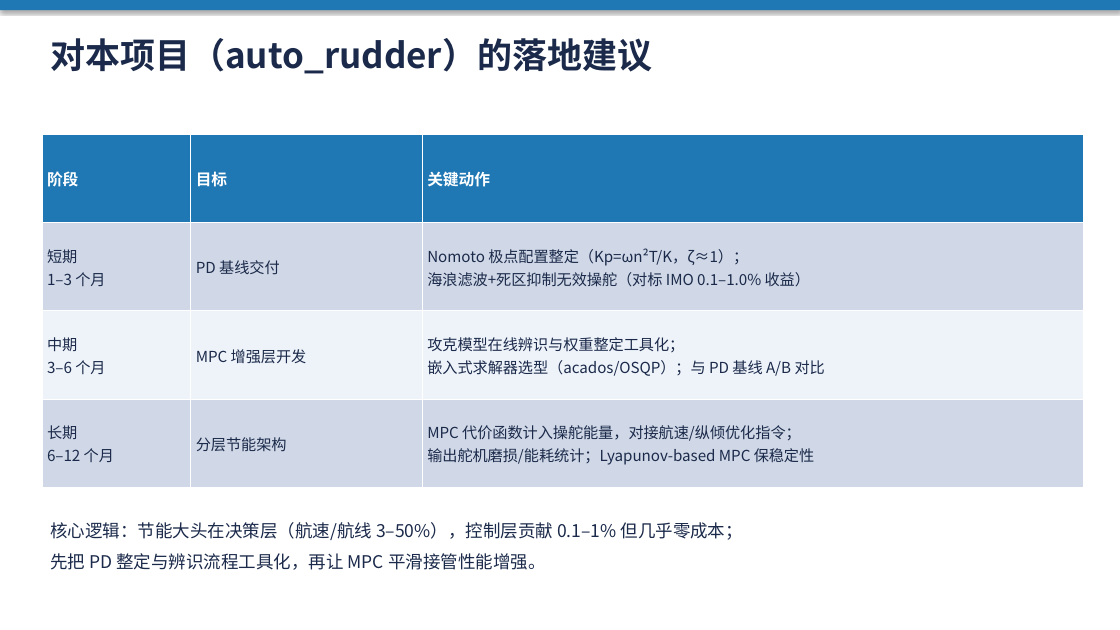
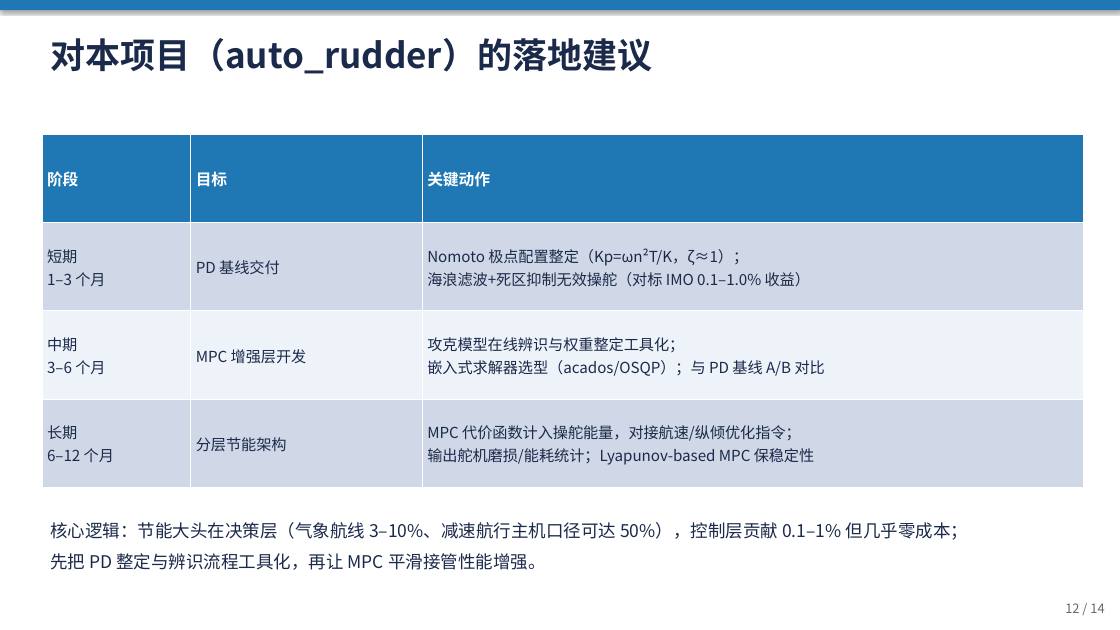
Before and after one commit to jimaka/auto_rudder, a slide deck: slide 12 of docs/ship_energy_research/船舶控制与节能算法调研汇报.pptx. Drawn at 1120x630 pixels with LibreOffice and Linux fonts; fonts in the diff are those of the drawing. Boxes give left, top, right and bottom in pixels: in the first picture for what was removed or moved away, otherwise in the second. Text is boxed around its words. In the diff, an @@ line names an element or a change of style, - is before the commit and + after.

```diff
--- a/docs/ship_energy_research/船舶控制与节能算法调研汇报.pptx
+++ b/docs/ship_energy_research/船舶控制与节能算法调研汇报.pptx
@@ text at (50,522,968,540): text changed @@
-核心逻辑：节能大头在决策层（航速/航线 3–50%），控制层贡献 0.1–1% 但几乎零成本；
+核心逻辑：节能大头在决策层（气象航线 3–10%、减速航行主机口径可达 50%），控制层贡献 0.1–1% 但几乎零成本；
@@ text added at (1065,603,1104,613), 11 pt, text #666666 @@
+12 / 14
```
Also in this commit, not shown: 10 other slides changed, 1 slide added, 1 other file.
